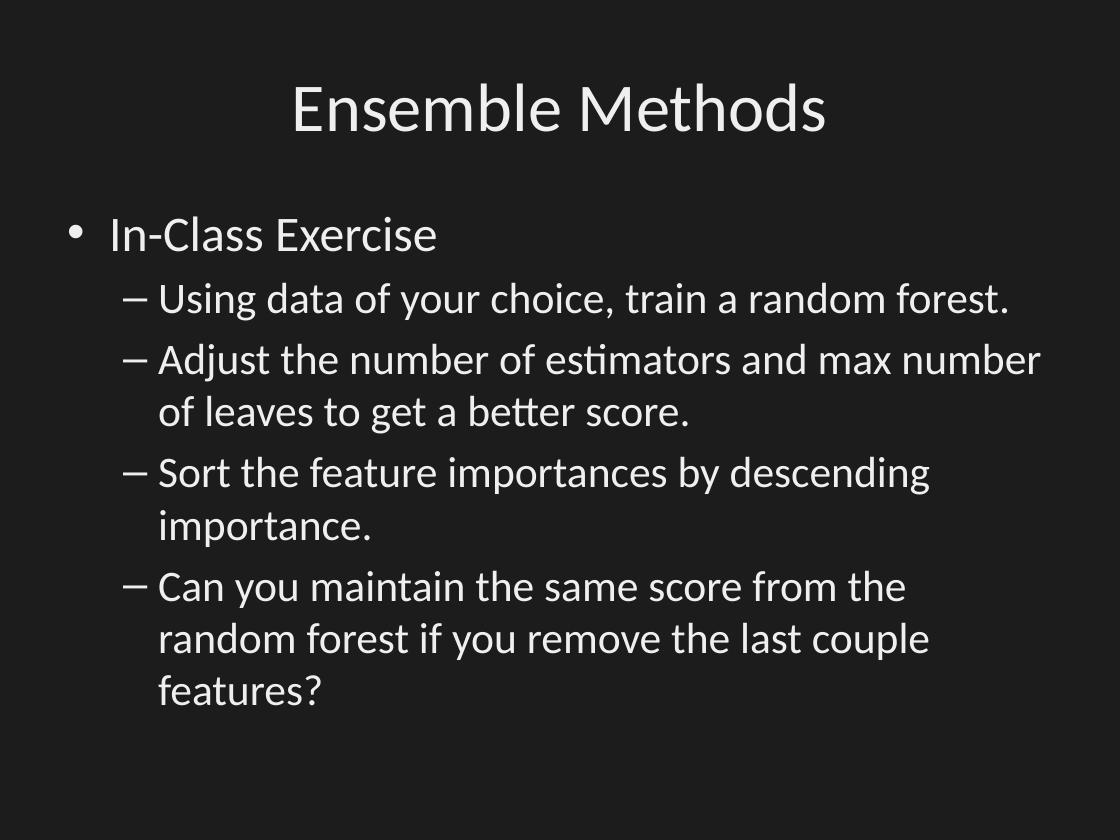
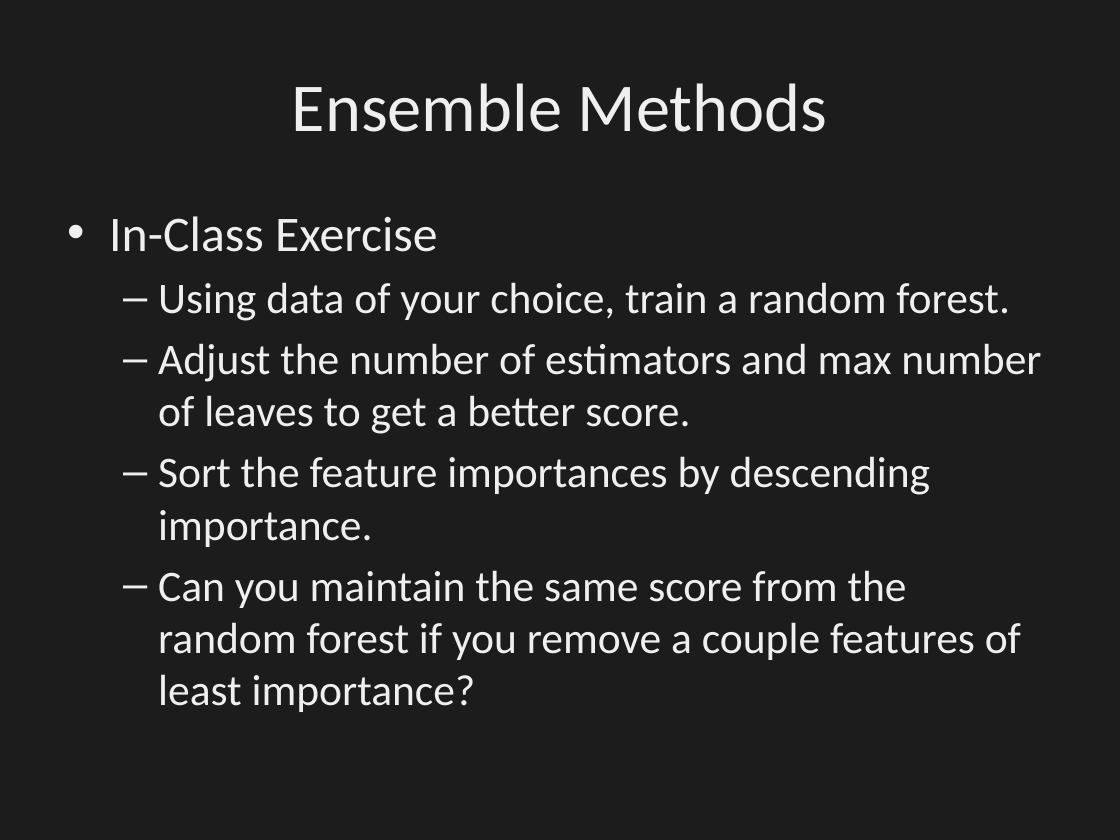
Before and after one commit to dbowmans46/PracticalProgramming, a slide deck: slide 22 of Session 7 - Python/Instructional Material/Machine Learning Slides/Session 7 - Python ML 9: Ensemble Methods.odp. Drawn at 1120x840 pixels with LibreOffice and Linux fonts; fonts in the diff are those of the drawing; background and template pictures are left out; a plain dark background stands for a picture behind light text. Boxes give left, top, right and bottom in pixels: in the first picture for what was removed or moved away, otherwise in the second. Text is boxed around its words. In the diff, an @@ line names an element or a change of style, - is before the commit and + after.

```diff
--- a/Session 7 - Python/Instructional Material/Machine Learning Slides/Session 7 - Python ML 9: Ensemble Methods.odp
+++ b/Session 7 - Python/Instructional Material/Machine Learning Slides/Session 7 - Python ML 9: Ensemble Methods.odp
@@ text at [158,570,1021,712]: text changed @@
-  – Can you maintain the same score from the random forest if you remove the last couple features?
+  – Can you maintain the same score from the random forest if you remove a couple features of least importance?
```
Also in this commit, not shown: 2 other slides changed, 5 slides added, 2 other files.
